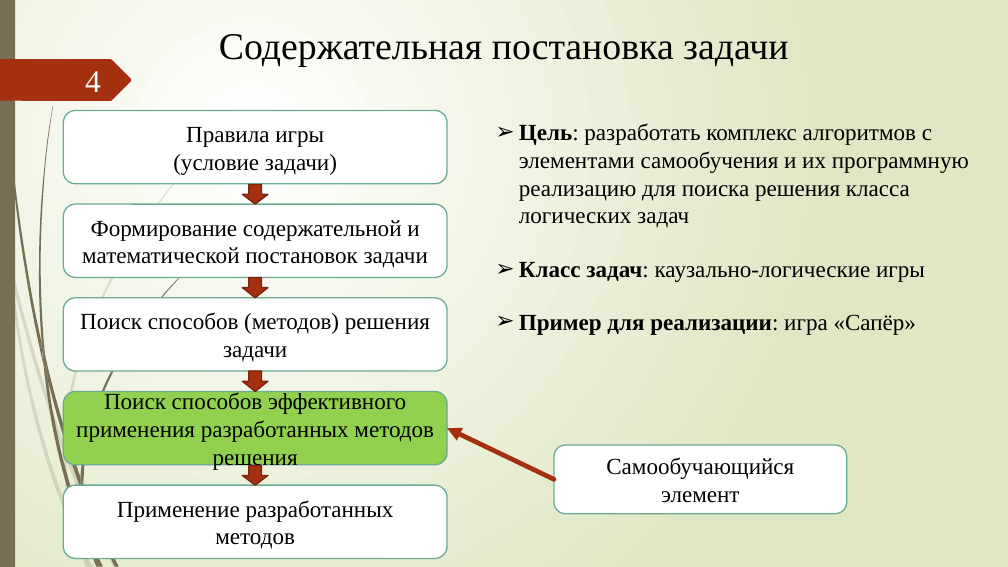
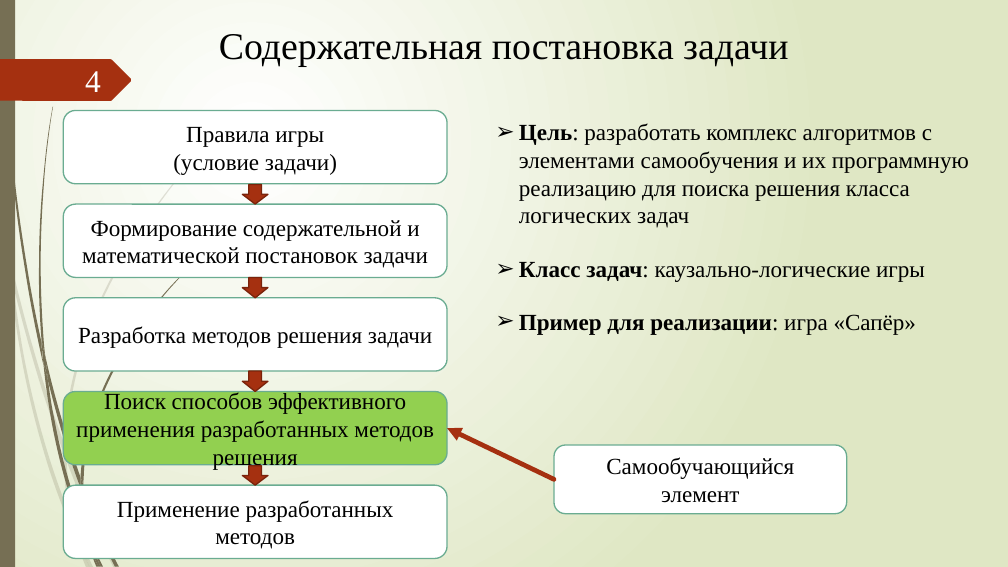
Before and after one commit to xex238/Diploma_2022, a slide deck: slide 4 of docs/Отчёты/ВКР/Новицкий_МПИ-20-4-2_ВКР_Презентация.pptx. Drawn at 1008x567 pixels with LibreOffice and Linux fonts; fonts in the diff are those of the drawing. Boxes give left, top, right and bottom in pixels: in the first picture for what was removed or moved away, otherwise in the second. Text is boxed around its words. In the diff, an @@ line names an element or a change of style, - is before the commit and + after.

```diff
--- a/docs/Отчёты/ВКР/Новицкий_МПИ-20-4-2_ВКР_Презентация.pptx
+++ b/docs/Отчёты/ВКР/Новицкий_МПИ-20-4-2_ВКР_Презентация.pptx
@@ text in rounded rectangle at [78, 326, 432, 348]: text changed @@
-Поиск способов (методов) решения задачи
+Разработка методов решения задачи
```
Also in this commit, not shown: 1 other slide changed, 5 other files.
